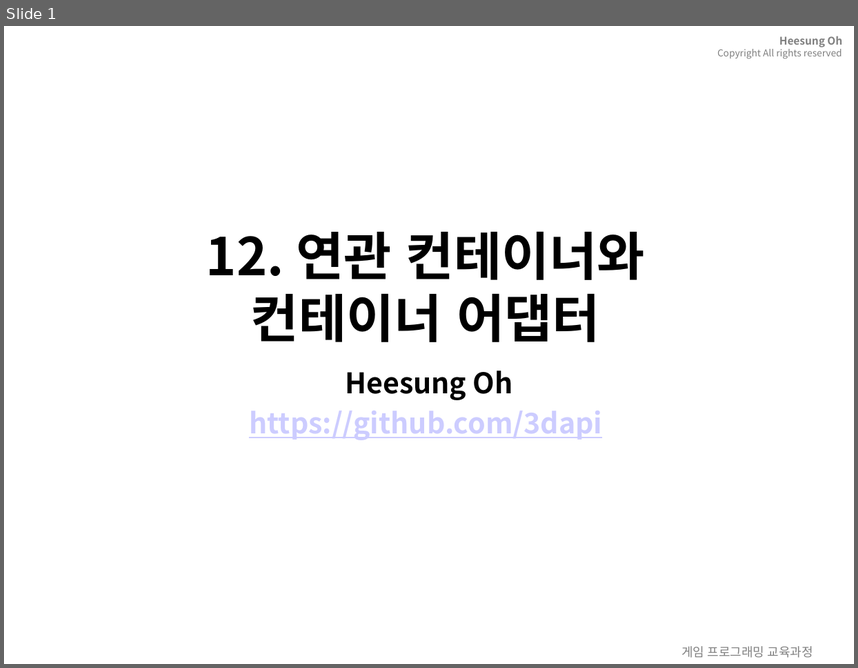
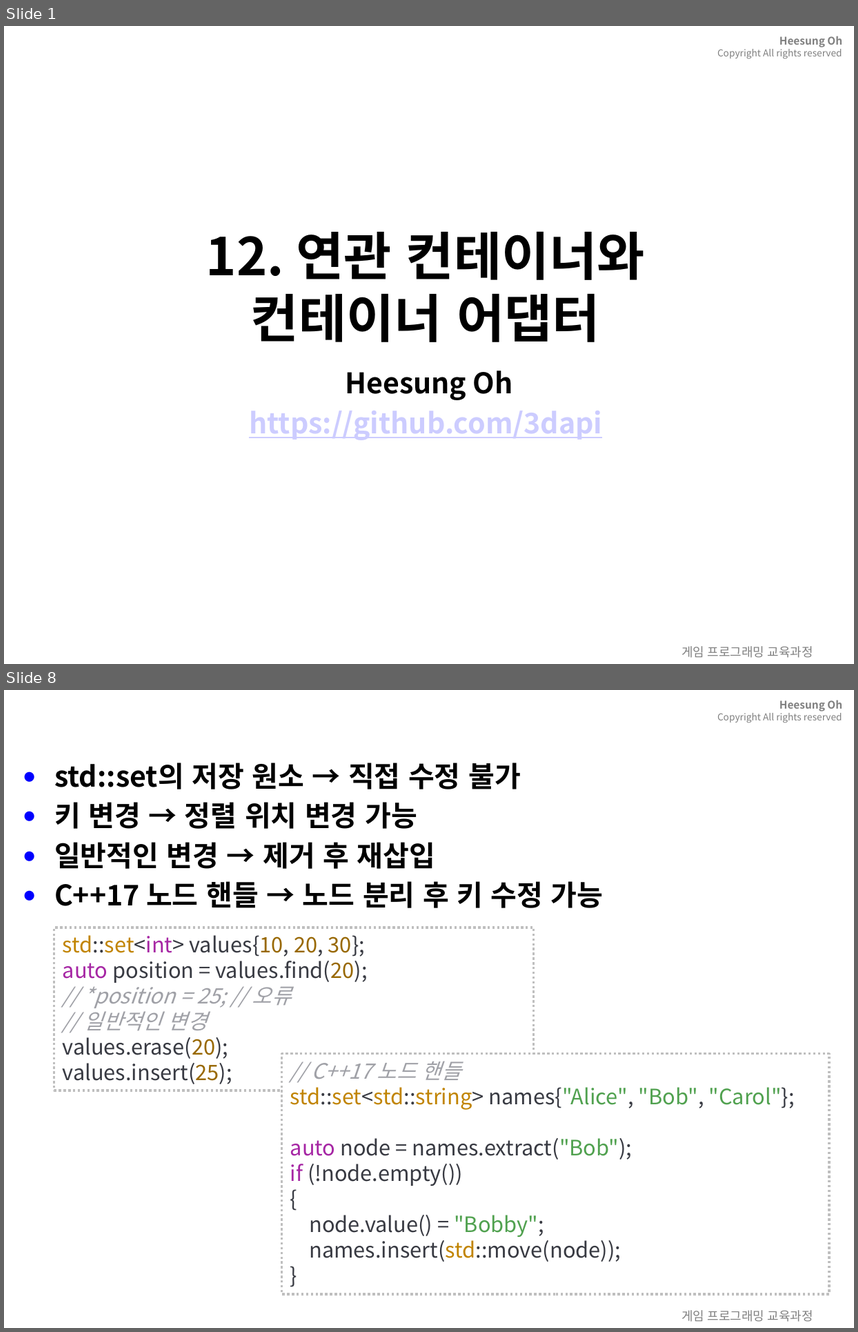
Before and after one commit to 3dapi/bs02_cpp, a slide deck: doc/ppt/12.associativeContainer.pptx. Shown one above the other, each under a label of ours: slide 1 before the commit, slides 1 and 8 after it; the slides between them are not shown. The pictures are 858x668 and 858x1332 pixels, drawn with LibreOffice and Linux fonts; fonts in the diff are those of the drawing; background and template pictures are left out. Boxes give left, top, right and bottom in pixels: in the first picture for what was removed or moved away, otherwise in the second. Text is boxed around its words. In the diff, an @@ line names an element or a change of style, - is before the commit and + after.

Commit message:
project 수정, PPT 수정

```diff
--- a/doc/ppt/12.associativeContainer.pptx
+++ b/doc/ppt/12.associativeContainer.pptx
@@ slide 8 added at box(4, 690, 854, 1328), background picture (left out); not listed: 2 template elements that a slide beside it also shows @@
@@ text added at box(54, 762, 604, 908), 24 pt, text #000000, bold @@
+● std::set의 저장 원소 → 직접 수정 불가
+● 키 변경 → 정렬 위치 변경 가능
+● 일반적인 변경 → 제거 후 재삽입
+● C++17 노드 핸들 → 노드 분리 후 키 수정 가능
@@ title added at box(146, 762, 461, 908), 28 pt, text #FFFFFF, bold @@
+12.1.5 원소 수정 제한과 노드 핸들
@@ rectangle added at box(54, 927, 534, 1090), fill #FFFFFF, outline #BFBFBF 2 pt dashed, 18 pt, text #383A42 @@
+std::set<int> values{10, 20, 30};
+auto position = values.find(20);
+// *position = 25; // 오류
+// 일반적인 변경
+values.erase(20);
+values.insert(25);
@@ rectangle added at box(282, 1053, 829, 1294), fill #FFFFFF, outline #BFBFBF 2 pt dashed, 18 pt, text #383A42 @@
+// C++17 노드 핸들
+std::set<std::string> names{"Alice", "Bob", "Carol"};
+auto node = names.extract("Bob");
+if (!node.empty())
+{
+node.value() = "Bobby";
+names.insert(std::move(node));
+}
```
Also in this commit, not shown: 51 other slides added, 55 slides removed, 28 other files.
